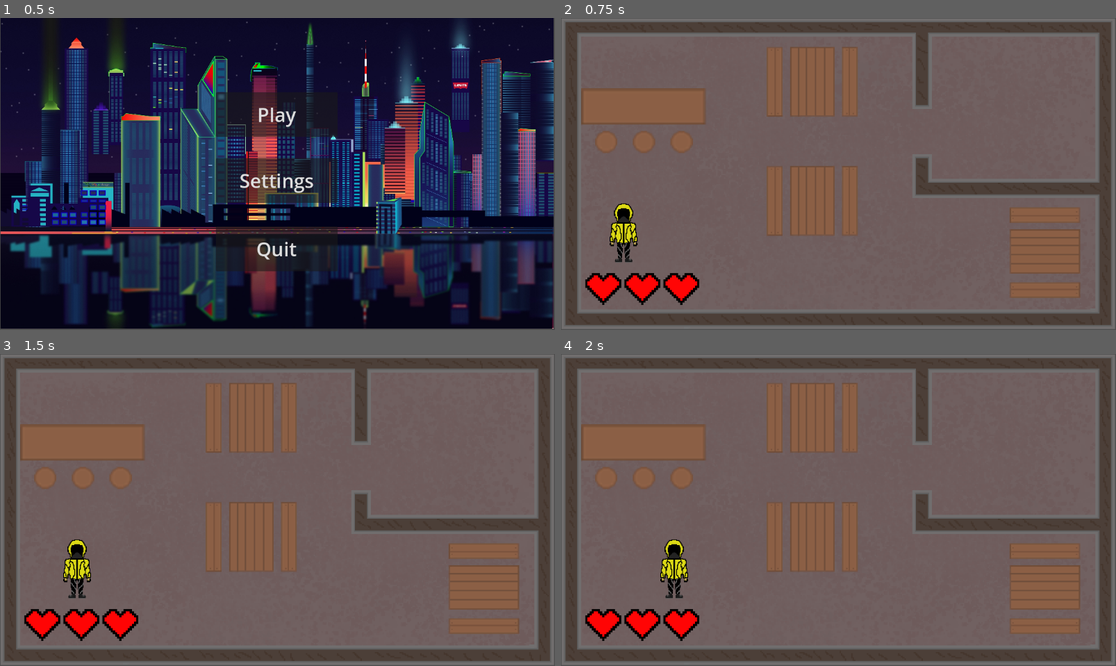
Above: before the commit, frames 1-4 (two rows, left to right).
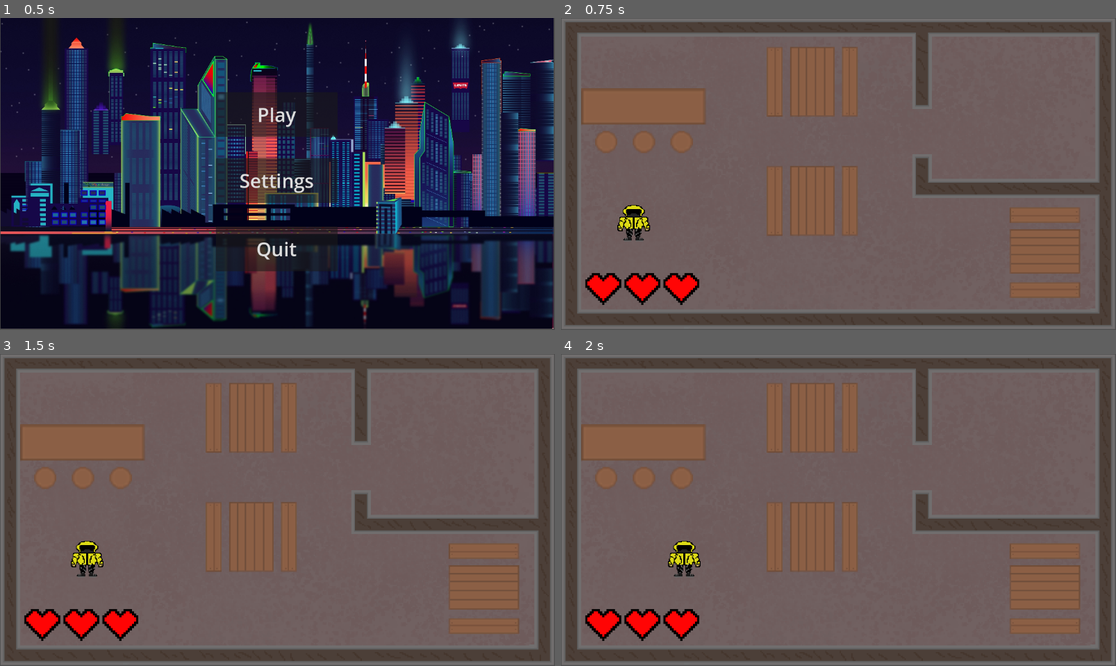
Above: after the commit, the same moments.

Repository: liketaurus/SE-practice-template
Game: Godot game, scene res://Scenes/menu.tscn
Two runs of this game, one before a commit and one after it. Both use one fixed random seed, a clock stepped at 60 frames per second and the inputs below. The project has no main scene, so this scene is started directly.
Inputs:
- Up to frame 1 (0.5 s): no input
- Up to frame 2 (0.75 s): click "Play" at 0.5 s
- Up to frame 3 (1.5 s): tap Enter at 1.25 s; hold D (move_right) from 1.28 s (still down)
- Up to frame 4 (2 s): keep holding D (move_right)

Frame 1 is identical in both runs. In frame 2, 0.8% of the frame differs, in the area x 8-17%, y 59-79%; in frame 3, 0.8%; in frame 4, 0.8%.

Commit message:
Update

Diff:
--- a/src/Cyberpunk2069/Scenes/main.tscn
+++ b/src/Cyberpunk2069/Scenes/main.tscn
@@ -10,7 +10,8 @@
 position = Vector2(0, 1)
 
 [node name="Player" parent="." instance=ExtResource("2_cm5n4")]
-position = Vector2(-223, 88)
+position = Vector2(-266, 7)
+scale = Vector2(1.18079, 1.18079)
 
 [node name="Hp" type="Sprite2D" parent="."]
 position = Vector2(90, 565)
--- a/src/Cyberpunk2069/Scenes/player.tscn
+++ b/src/Cyberpunk2069/Scenes/player.tscn
@@ -5,7 +5,7 @@
 
 [sub_resource type="CapsuleShape2D" id="CapsuleShape2D_cnkmm"]
 radius = 29.0
-height = 126.0
+height = 68.0
 
 [node name="Player" type="CharacterBody2D"]
 script = ExtResource("1_nlplg")
@@ -16,5 +16,5 @@
 texture = ExtResource("2_1g23g")
 
 [node name="CollisionShape2D" type="CollisionShape2D" parent="."]
-position = Vector2(353, 359)
+position = Vector2(353, 356)
 shape = SubResource("CapsuleShape2D_cnkmm")
Binary file changed: src/Cyberpunk2069/Textures/Player.png
Not shown, changed: src/Cyberpunk2069/Textures/Player.psd
